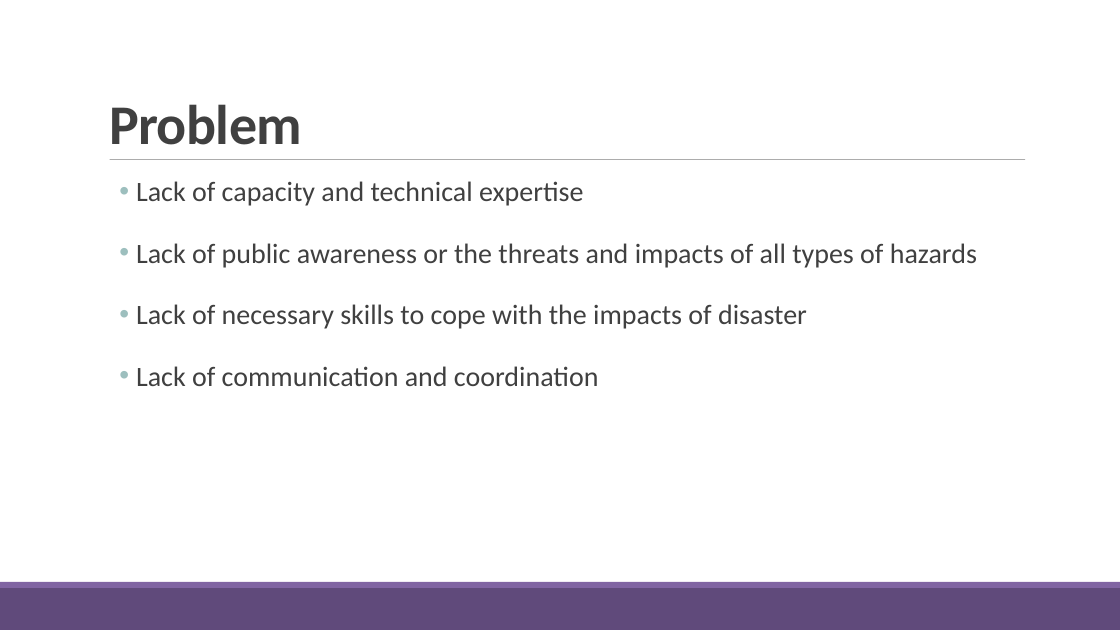
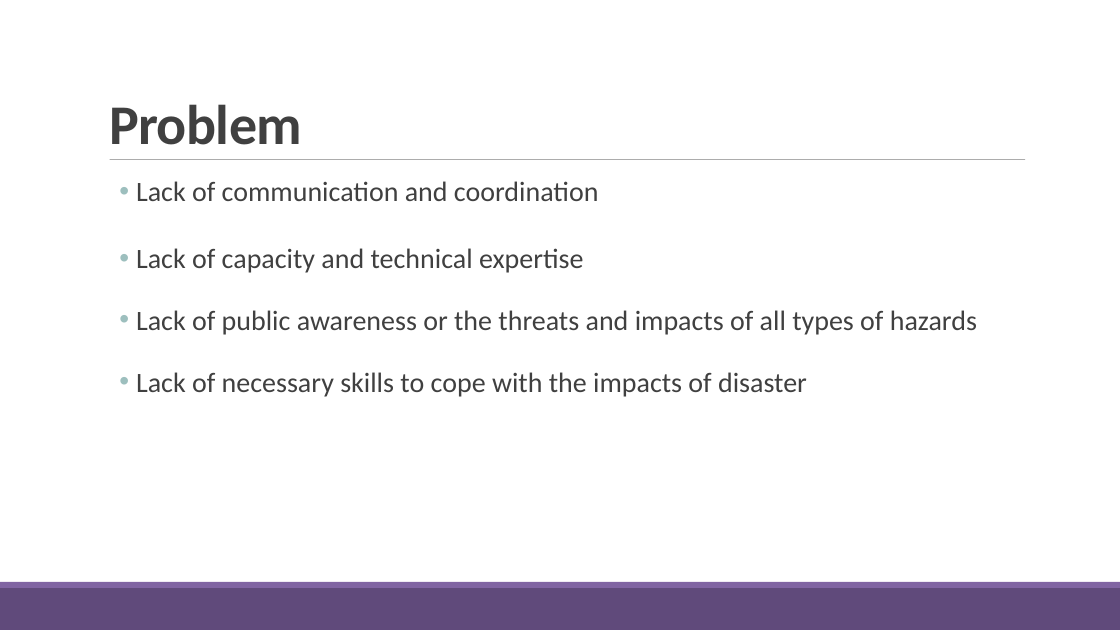
Before and after one commit to fghavoc/SOFTDEV-Monitoring-System, a slide deck: slide 3 of Documentation/NDRRMC Monitoring System2Finals.pptx (slide 2 before the commit). Drawn at 1120x630 pixels with LibreOffice and Linux fonts; fonts in the diff are those of the drawing. Boxes give left, top, right and bottom in pixels: in the first picture for what was removed or moved away, otherwise in the second. Text is boxed around its words. In the diff, an @@ line names an element or a change of style, - is before the commit and + after.

```diff
--- a/Documentation/NDRRMC Monitoring System2Finals.pptx
+++ b/Documentation/NDRRMC Monitoring System2Finals.pptx
@@ text at [136,181,599,201]: paragraph added @@
+  • Lack of communication and coordination
@@ text at [136,366,599,386]: paragraph removed @@
-  • Lack of communication and coordination
```
Also in this commit, not shown: 2 other slides changed, 8 slides added, 2 slides removed, 46 other files.
